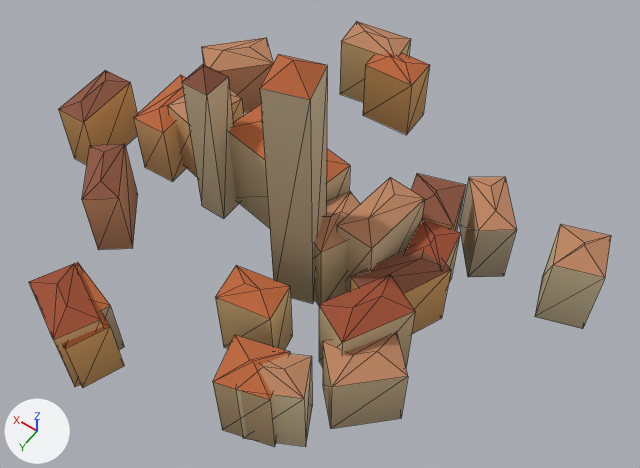
The glTF model games/yorimichi/assets/belmonte/meshes/SM_BM_BVV_Village_6.glb, before and after one commit.
One viewpoint serves both versions: a 50 mm lens placed at (-90.6, 117.4, 169.1), pointed at (-15.7, 12.7, 4.5). The axes (+X, +Y, +Z) are drawn at lower left. The lights are the same throughout. The first picture is the older version. Mesh edges are drawn as thin lines. Vertices at exactly the same position are counted once.

In view in the first picture: 'SM_BM_BVV_Village_6'.
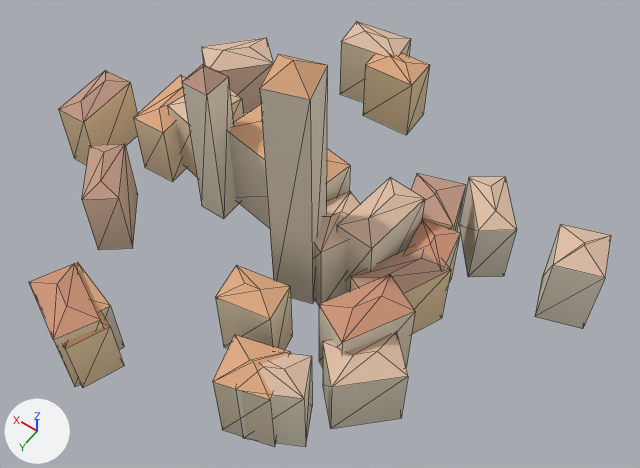
Changed parts and their boxes [x1, y1, x2, y2] in the pictures (640 x 468 px):
part 1 of me_sm_bvv_village_6, recoloured (orange to beige): [63, 21, 611, 400] in both
part 2 of me_sm_bvv_village_6, recoloured (lighter): [53, 40, 605, 447] in both
part 3 of me_sm_bvv_village_6, recoloured: [29, 64, 466, 343] in both

The change, as a list of edits to the scene's bpy script:
```text
Change me_sm_bvv_village_6:
    where me_sm_bvv_village_6.from_pydata(...)  # 248 vertices, 346 faces; spans x -75.2..71.9, y -64.3..67.8, z -23.5..59.2
    used by ob_sm_bm_bvv_village_6; location = (0.0, 0.0, 0.0)
    me_sm_bvv_village_6 part 1: 132 faces centred in x -71.3..53.3, y -61.5..61.7, z -15.8..56.5 are repainted in the vertex colours; the middle colour goes from orange #bd8561 to beige #dfbfa6
    me_sm_bvv_village_6 part 2: 168 faces centred in x -73.9..71.6, y -63.4..65.2, z -17.0..32.5 are repainted in the vertex colours; the middle colour goes from brown #bea879 to beige #e0d4b7
    me_sm_bvv_village_6 part 3: 46 faces centred in x -41.7..69.9, y -16.4..62.0, z -1.6..32.4 are repainted in the vertex colours; the middle colour goes from brown #8c543d to beige #c49b86
```
